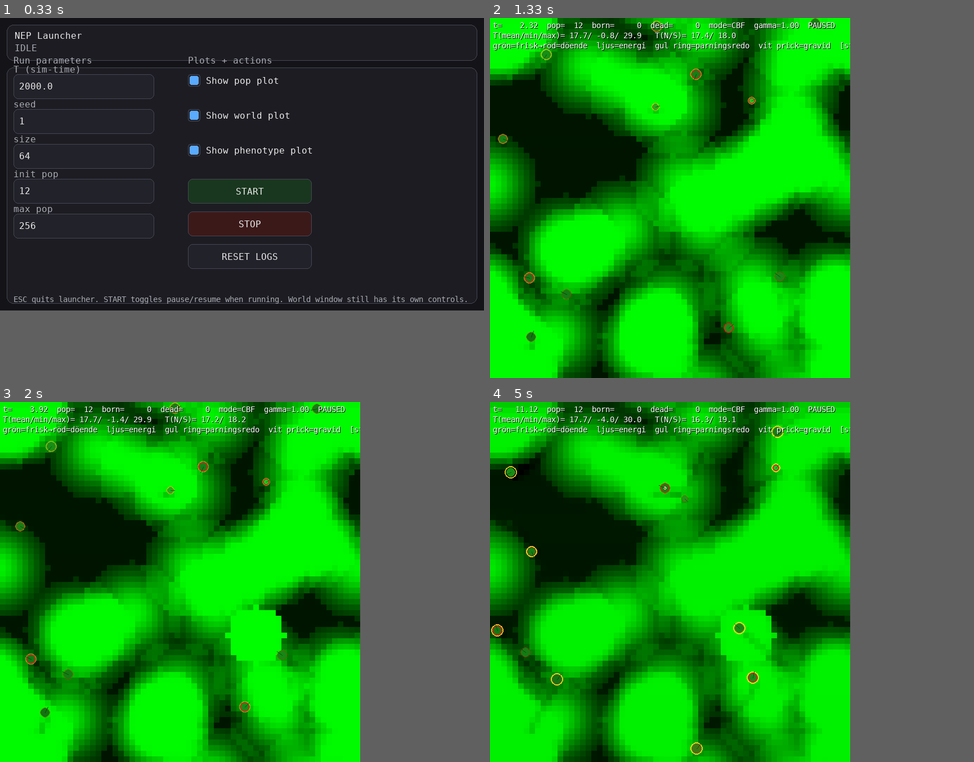
Above: before the commit, frames 1-4 (two rows, left to right).
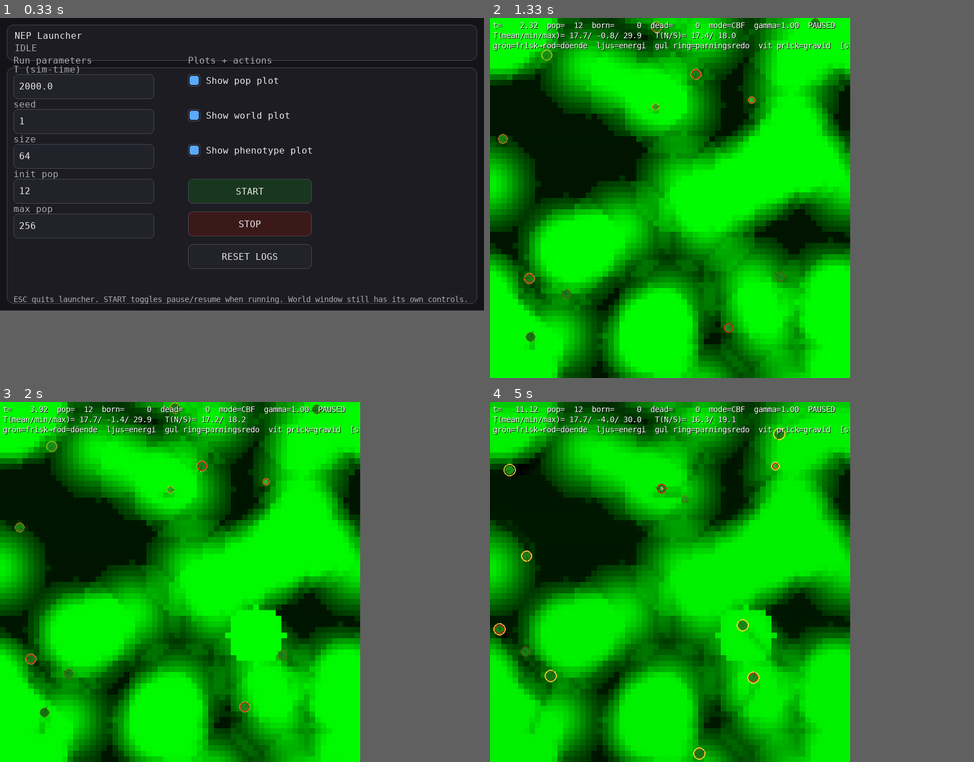
Above: after the commit, the same moments.

Repository: JoakimStorck/nep-process
Game: pygame game, started from nep_gui_launcher.py
Same seed, same stepped clock (60 frames per second), same inputs: the game is played once before the commit and once after it.
Inputs (mouse positions are in pixels of both pictures, inside the frame that each line leads up to):
- Up to frame 1 (0.33 s): no input
- Up to frame 2 (1.33 s): click "START" at 0.38 s; tap Space at 0.67 s
- Up to frame 3 (2 s): click (121, 718) at 1.55 s
- Up to frame 4 (5 s): no input

Frame 1 is identical in both runs. In frame 2, 0.1% of the frame differs, in the area x 3-55%, y 0-90%; in frame 3, 0.2%; in frame 4, 0.8%, in the area x 0-62%, y 6-100%.

Commit message:
Modified predator behavior: kill prey, then eat carcass.

Diff:
--- a/agent.py
+++ b/agent.py
@@ -221,7 +221,9 @@
     # k_age0=0 → ingen konstant bakgrund (var 0.200 — dödade unga för snabbt).
     # k_age1=0.001 → dD/dt = 0.001×age_s: vid 250s ger 0.25 D/s → döden.
     k_age0: float = 0.000
-    k_age1: float = 0.0003     # var 0.0002 → måttligt höjt för kortare naturlig livsspan.
+    k_age1: float = 0.0002     # var 0.001 → sänkt: 0.001 gav 0.25 D/s vid ålder 250s vilket är för aggressivt.
+                                # 0.0002 → ren åldringsdöd vid t≈100s, kombinerat med aktivitetsskada ger
+                                # realistisk livslängd 300-500s och ett bredare reproduktivt fönster.
     k_ageD: float = 0.4
 
     # Skadehastighet — grundterm i dD_eff.
@@ -311,16 +313,22 @@
     # Kalibrering: 0.002 kg/s × 10 000 J/kg = 20 J/s ≈ 2/3 av basalmetabolismen.
     # Det gör gestation energimässigt rimlig utan att tömma föräldern på sekunder.
     gestation_E_per_kg: float = 10_000.0  # J/kg (var implicit E_body_J_per_kg = 7 000 000)
-    growth_E_per_kg:    float = 10_000.0  # J/kg somatisk tillväxt (metaboliskt arbete, ej lagrad energi)
+    growth_E_per_kg:    float = 10_000.0  # J/kg somatisk tillväxt (samma princip som gestation)
     k_cat_dmg:          float = 1.0       # skada per relativ massförlust via katabolism
 
-    # Svält hämmar reparation via mTOR-hämning.
-    # repair_reserve_full: reservgrad ≥ detta ger 100% reparationskapacitet.
-    # repair_reserve_min:  reservgrad ≤ detta ger 0% reparationskapacitet.
-    # Linjär interpolation däremellan. Sätts högt nog att normala reserver (R~0.40)
-    # är helt opåverkade; mekanismen biter bara vid verklig svält (R < 0.25).
-    repair_reserve_full: float = 0.30   # full repair ovanför denna gräns
-    repair_reserve_min:  float = 0.05   # noll repair under denna gräns
+    # Svält/undervikt som kroppsligt sönderfall (utvecklingsrelaterad depletion).
+    # Kroppen jämförs mot en förväntad massa för åldern:
+    #   M_expected(age) = child_M + u_age * (M_target - child_M)
+    # där u_age = clamp(age / A_mature, 0, 1).
+    # Extra damage byggs bara upp om både strukturell undervikt och låg energireserv
+    # föreligger. Det gör att normalt små juveniler inte straffas, medan svältande
+    # ungar och utmärglade vuxna kan kollapsa.
+    starve_mass_ok_frac: float = 0.85    # ingen extra svältskada om M >= 85% av M_expected
+    starve_mass_crit_frac: float = 0.55  # maximal mass-severity vid M <= 55% av M_expected
+    starve_damage_gain: float = 0.08     # max extra damage/s vid full deprivation
+    starve_adult_boost: float = 1.35     # vuxna straffas hårdare än juveniler vid samma underskott
+    starve_reserve_full: float = 0.30    # ingen starvation-depletion ovanför denna reservgrad
+    starve_reserve_min: float = 0.05     # maximal starvation-depletion under denna reservgrad
 
     # Stokastisk dödsrisk — liten och tillståndsberoende ("olyckor").
     # Biologisk princip: friska agenter har låg olycksrisk; skadade har hög.
@@ -432,23 +440,6 @@
 
         # R_max styrs av pheno.repair_capacity, inte AP
         R_max = float(pheno.repair_capacity) * math.exp(-float(AP.repair_W_decay) * float(self.W))
-
-        # Svält hämmar reparation (mTOR-hämning vid låg energireserv).
-        # Ovanför repair_reserve_full: full kapacitet, opåverkad.
-        # Nedanför repair_reserve_min: noll kapacitet.
-        # Däremellan: linjär avtagning.
-        # Effekt: R≥0.30 → skala=1.0 (friska agenter opåverkade),
-        #         R=0.20 → skala=0.60, R=0.10 → skala=0.20, R=0.05 → skala=0.
-        _r     = self.reserve_frac()
-        _rfull = float(getattr(AP, 'repair_reserve_full', 0.30))
-        _rmin  = float(getattr(AP, 'repair_reserve_min',  0.05))
-        if _r >= _rfull:
-            _r_scale = 1.0
-        elif _r <= _rmin:
-            _r_scale = 0.0
-        else:
-            _r_scale = (_r - _rmin) / max(_rfull - _rmin, 1e-9)
-        R_max *= _r_scale
         R_des = max(0.0, float(AP.repair_gain) * float(self.P))
         R_des = min(R_des, R_max)
 
@@ -570,6 +561,14 @@
         if level >= 3:
             return float(self.AP.sense_cost_L3)
         return 0.0
+
+    def expected_mass(self, pheno: Phenotype, age_s: float) -> float:
+        """Förväntad kroppsmassa givet utvecklingsstadium."""
+        child_M = max(float(self.AP.M_min), float(getattr(pheno, "child_M", self.AP.M_min)))
+        M_target = max(child_M, float(getattr(pheno, "M_target", float(self.AP.M0))))
+        A_mature = max(1e-9, float(getattr(pheno, "A_mature", 1.0)))
+        u_age = clamp(float(age_s) / A_mature, 0.0, 1.0)
+        return child_M + u_age * (M_target - child_M)
 
     def step(
         self,
@@ -846,6 +845,11 @@
         #   (b) tillräcklig energireserv.
         # Reservgaten är mjuk mellan growth_R_min och growth_R_full.
         # Juvenil-gate borttagen: indeterminerad tillväxt mot M_target oavsett ålder.
+        # Biologisk motivering: fiskar, reptiler och de flesta djur växer kontinuerligt
+        # mot ett genetiskt storleksmål under hela livet om energi finns. Den gamla
+        # juvenil-gaten innebar att A_mature (5–20s) var för kort för att hinna växa
+        # från child_M (0.14 kg) till M_target (1+ kg) → permanenta miniagenterna.
+        # Reservgaten (growth_R_min) är det primära skyddet mot okontrollerad tillväxt.
         # ---------------------------------------------------------
         out_growth = 0.0
         dM_growth_want = 0.0
@@ -940,6 +944,33 @@
         age_rate = max(0.0, _k_age0 + _k_age1 * float(age_s))
         dD_age   = dt * age_rate * (1.0 + _k_ageD * d_norm) * (1.0 + frailty_gain)
 
+        # Utvecklingsrelaterad svältskada: kroppen ligger för långt under den massa
+        # som är rimlig för ålder/stadium, samtidigt som energireserven är låg.
+        M_expected = self.expected_mass(pheno, age_s)
+        m_rel = float(self.M) / max(M_expected, 1e-9)
+        m_ok = float(getattr(AP, "starve_mass_ok_frac", 0.85))
+        m_crit = float(getattr(AP, "starve_mass_crit_frac", 0.55))
+        if m_rel >= m_ok:
+            mass_severity = 0.0
+        elif m_rel <= m_crit:
+            mass_severity = 1.0
+        else:
+            mass_severity = (m_ok - m_rel) / max(m_ok - m_crit, 1e-9)
+
+        r_full = float(getattr(AP, "starve_reserve_full", 0.30))
+        r_min = float(getattr(AP, "starve_reserve_min", 0.05))
+        if r_now >= r_full:
+            reserve_severity = 0.0
+        elif r_now <= r_min:
+            reserve_severity = 1.0
+        else:
+            reserve_severity = (r_full - r_now) / max(r_full - r_min, 1e-9)
+
+        A_mature = max(1e-9, float(getattr(pheno, "A_mature", 1.0)))
+        adult_u = clamp(float(age_s) / A_mature, 0.0, 1.0)
+        adult_factor = 1.0 + (float(getattr(AP, "starve_adult_boost", 1.35)) - 1.0) * adult_u
+        dD_starve = dt * float(getattr(AP, "starve_damage_gain", 0.08)) * mass_severity * reserve_severity * adult_factor
+
         Tb_now = float(self.Tb)
         if Tb_now < _Tb_min:
             sev    = clamp((_Tb_min - Tb_now) / 10.0, 0.0, 1.0)
@@ -947,7 +978,7 @@
         else:
             dD_cold = 0.0
 
-        dD_in      = dD_eff + dD_met + dD_age + dD_cold
+        dD_in      = dD_eff + dD_met + dD_age + dD_starve + dD_cold
         dD_pos_rate = dD_in / max(dt, 1e-9)
 
         self.D = clamp(D_before + dD_in, 0.0, _D_max)
@@ -1138,6 +1169,9 @@
             "gest_E_J": float(self.gest_E_J),
             "dM_gest": dM_gest,
             "dM_cat_gest": dM_cat_gest,
+            "M_expected": M_expected,
+            "m_rel_expected": m_rel,
+            "dD_starve": dD_starve,
         }
 
         self.last_flux = {
@@ -1160,6 +1194,9 @@
             "E_from_catabolism": float(E_from_M_total),
             "E_loss_catabolism": float(max(0.0, dM_cat_total * _E_body - E_from_M_total)),
             "dM_growth": float(dM_growth_want if 'dM_growth_want' in locals() else 0.0),
+            "M_expected": float(M_expected if 'M_expected' in locals() else 0.0),
+            "m_rel_expected": float(m_rel if 'm_rel' in locals() else 1.0),
+            "dD_starve": float(dD_starve if 'dD_starve' in locals() else 0.0),
             "reserve_frac": float(r_now if 'r_now' in locals() else self.reserve_frac()),
             "growth_gate": float(growth_gate if 'growth_gate' in locals() else 0.0),
             "hunt_state": float(hunt_state if 'hunt_state' in locals() else 0.0),
--- a/population.py
+++ b/population.py
@@ -725,10 +725,12 @@
                 B0, C0 = BC_list[i]
                 _ = a.apply_outputs(self.world, ctx, Y[i], B0, C0)
 
-        # (C2) Predation: selektivt ett angrepp per predator och steg
+        # (C2) Predation: verklig jakt = attack på levande byte.
+        # Energi stjäls inte längre direkt ur levande byte.
+        # Predatorn orsakar skada; om bytet dör blir kroppen carcass i (D),
+        # och energiutbytet sker senare via vanlig konsumtion av carcass.
         attack_range = float(self.AP.attack_range)
         dmg_per_s    = float(self.AP.attack_damage_per_s)
-        E_gain_frac  = float(self.AP.attack_energy_gain)
         cost_frac    = float(self.AP.attack_cost_per_s)
         size_f       = float(self.WP.size)
         dt_val       = float(self.WP.dt)
@@ -741,7 +743,6 @@
 
             best_prey = None
             best_score = -1e9
-            best_dist = 1e9
             for prey in alive_now:
                 if prey is predator or not prey.body.alive:
                     continue
@@ -751,12 +752,12 @@
                 sc = predator.attack_score(prey, dist)
                 if sc > best_score:
                     best_score = sc
-                    best_dist = dist
                     best_prey = prey
 
             if best_prey is None or best_score <= float(getattr(self.AP, 'attack_score_min', 0.18)):
                 continue
 
+            # Jakt kostar energi oavsett utfall.
             predator.body.take_energy(
                 cost_frac * pred_trait * float(predator.body.E_cap()) * dt_val
             )
@@ -765,14 +766,10 @@
             dD = dmg_per_s * max(0.25, best_score) * pred_trait * (float(predator.body.M) ** 0.5) * dt_val
             prey.body.D = min(float(prey.body.D) + dD, float(prey.body.AP.D_max))
 
-            E_stolen = min(
-                E_gain_frac * dD * float(prey.body.E_cap()),
-                float(prey.body.E_total()),
-            )
-            if E_stolen > 0.0:
-                prey.body.take_energy(E_stolen)
-                room = max(0.0, float(predator.body.E_cap()) - float(predator.body.E_total()))
-                predator.body.E_fast += min(E_stolen, room) / 0.6
+            # Om attacken driver bytet till dödströskeln dör det direkt.
+            # Själva energiutbytet kommer inte här utan via carcass-steget nedan.
+            if float(prey.body.D) >= float(prey.body.AP.D_max):
+                prey.body.alive = False
 
         # (D) deaths -> carcass (kg) + release bank slot + emit death
         deaths = 0
--- a/profile_run.py
+++ b/profile_run.py
@@ -16,7 +16,7 @@
 # Värm upp ett fast antal steg istf populationsvillkor
 # (populationen kanske aldrig når 100 beroende på parametrar)
 WARMUP_STEPS = 500
-PROFILE_STEPS = 1000
+PROFILE_STEPS = 10000
 
 print(f"Värmer upp {WARMUP_STEPS} steg...", flush=True)
 t0 = time.perf_counter()
Not shown, added: prof.out
